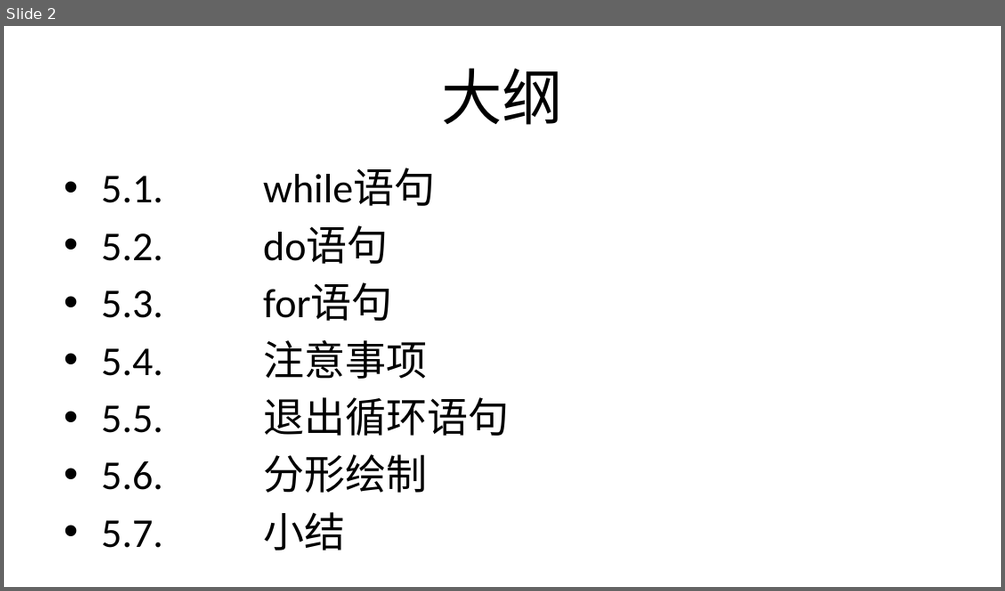
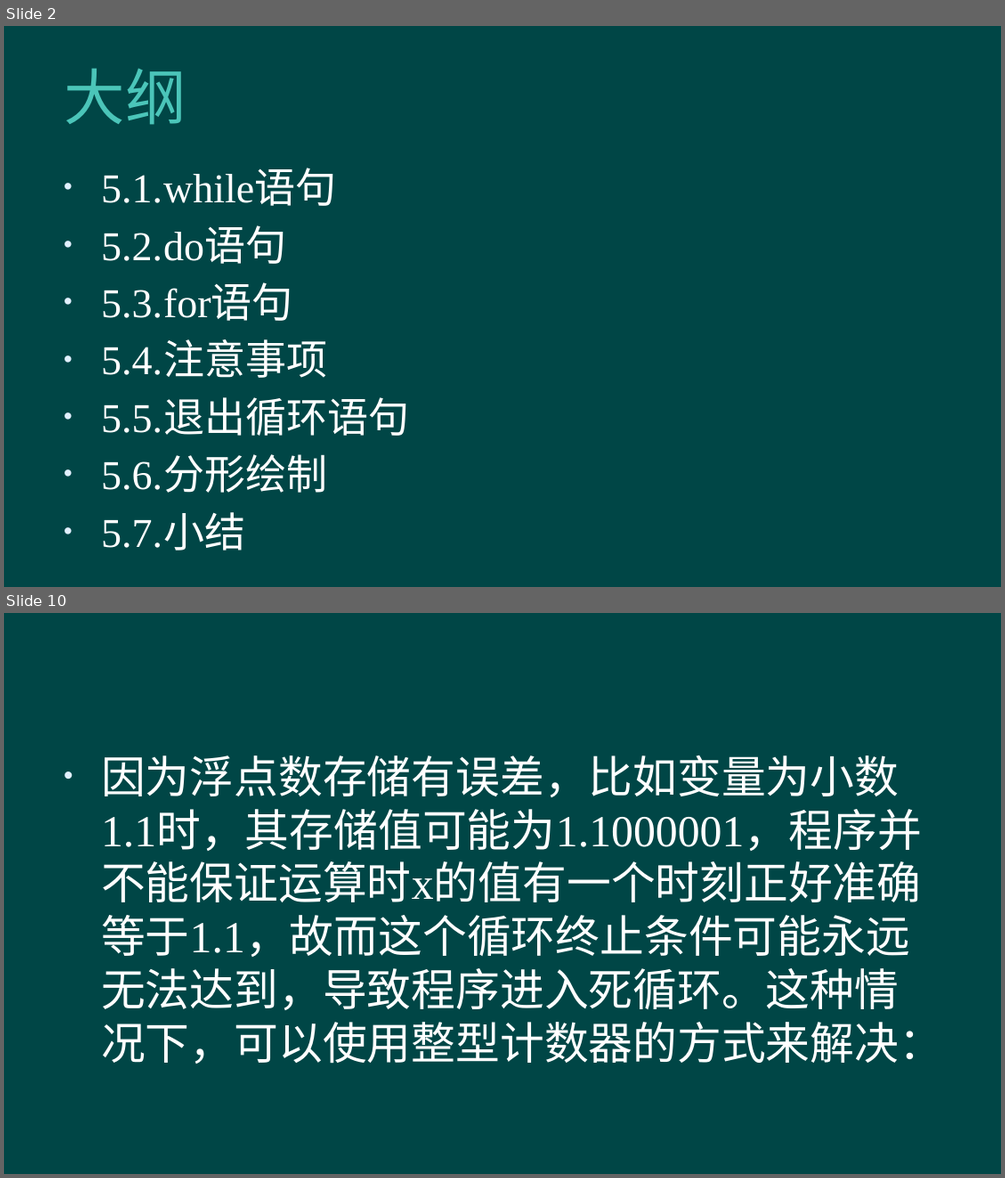
Before and after one commit to hanhonglei/Course_BasicGameProgramming, a slide deck: 第5章 循环结构程序设计/第5章 循环结构程序设计.pptx. Shown one above the other, each under a label of ours: slide 2 before the commit, slides 2 and 10 after it; the slides between them are not shown. The pictures are 1005x591 and 1005x1178 pixels, drawn with LibreOffice and Linux fonts; fonts in the diff are those of the drawing; background and template pictures are left out. Boxes give left, top, right and bottom in pixels: in the first picture for what was removed or moved away, otherwise in the second. Text is boxed around its words. In the diff, an @@ line names an element or a change of style, - is before the commit and + after.

```diff
--- a/第5章 循环结构程序设计/第5章 循环结构程序设计.pptx
+++ b/第5章 循环结构程序设计/第5章 循环结构程序设计.pptx
@@ slide 10 added at bbox=[4, 613, 1001, 1174], background #004646 @@
@@ text added at bbox=[101, 755, 943, 1063], 32 pt, text #FFFFFF @@
+• 因为浮点数存储有误差，比如变量为小数1.1时，其存储值可能为1.1000001，程序并不能保证运算时x的值有一个时刻正好准确等于1.1，故而这个循环终止条件可能永远无法达到，导致程序进入死循环。这种情况下，可以使用整型计数器的方式来解决：
@@ slide 2 changed as well @@
@@ background #FFFFFF to #004646 @@
@@ title "大纲" at bbox=[64, 68, 186, 125]: font Calibri to Lato, text colour #000000 to #4BC5B9, letter spacing 0 to 0.5 pt; alignment centre to left @@
@@ text "5.1. while语句" at bbox=[101, 171, 409, 550]: font Calibri to Times New Roman, text colour #000000 to #FFFFFF @@
```
Also in this commit, not shown: 1 other slide changed, 45 other slides added.
